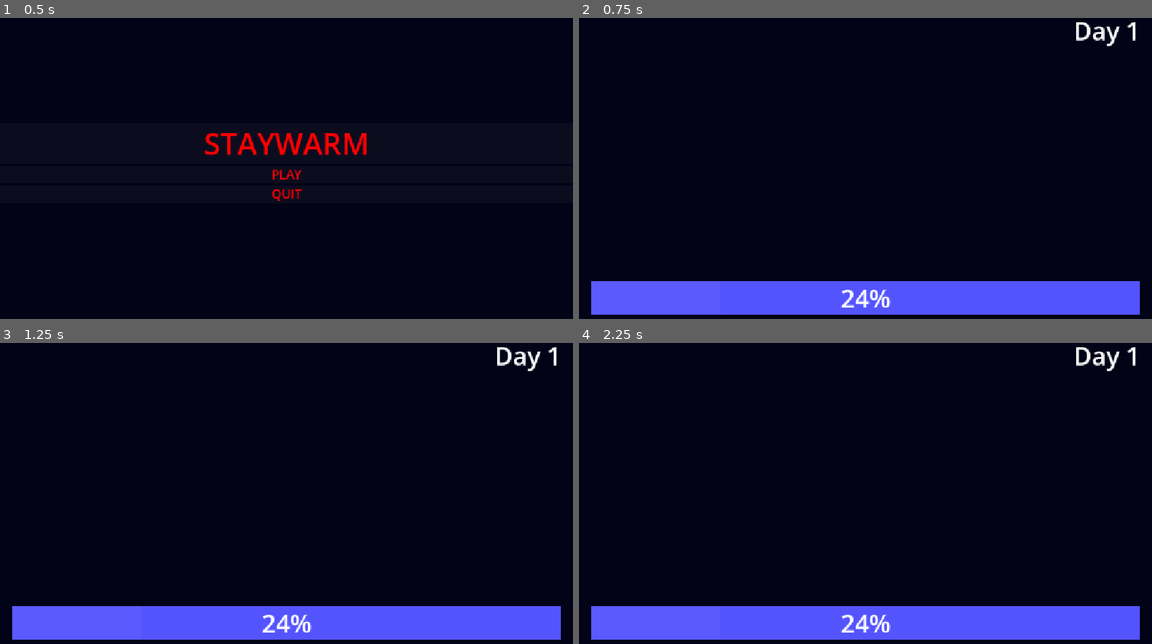
Above: before the commit, frames 1-4 (two rows, left to right).
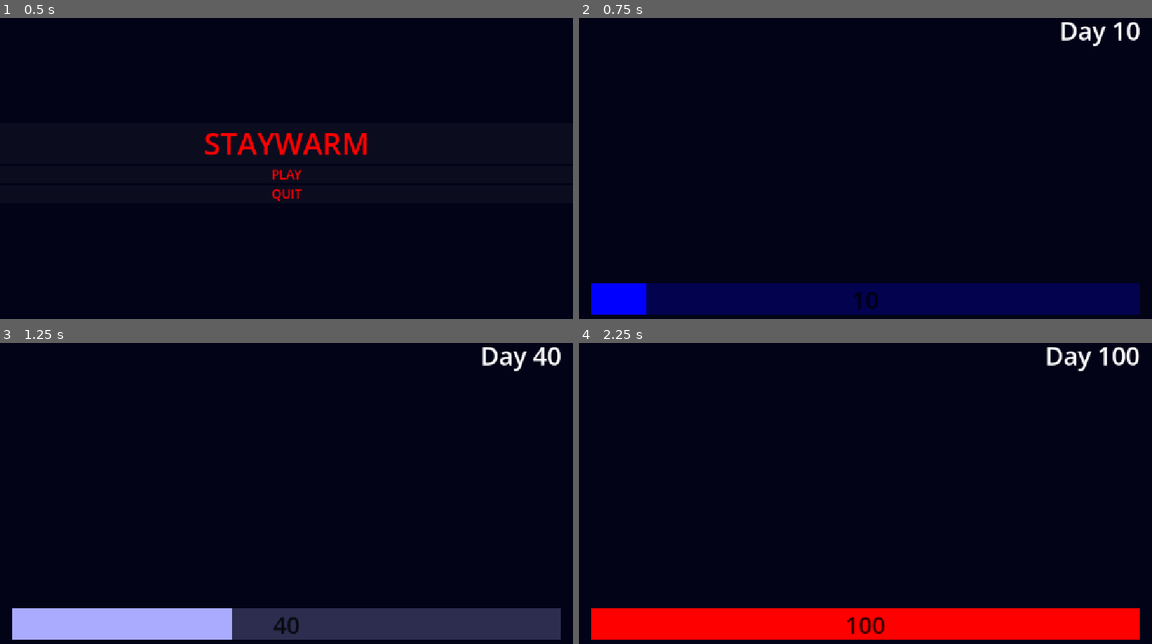
Above: after the commit, the same moments.

Repository: antholol/godot-wild-jam-99
Game: Godot game, scene res://scenes/menu.tscn
Two runs of this game, one before a commit and one after it. Both use one fixed random seed, a clock stepped at 60 frames per second and the inputs below.
Inputs (mouse positions are in pixels of both pictures, inside the frame that each line leads up to):
- Up to frame 1 (0.5 s): no input
- Up to frame 2 (0.75 s): click "PLAY" at 0.5 s
- Up to frame 3 (1.25 s): no input
- Up to frame 4 (2.25 s): move the mouse to (991, 472) at 1.27 s; move the mouse to (750, 502) at 2.02 s

Frame 1 is identical in both runs. In frame 2, 11% of the frame differs, in the area x 2-98%, y 1-99%; in frame 3, 11%; in frame 4, 11%.

Commit message:
yeah
- added gradient to progress bar
- global variables

Diff:
--- a/project.godot
+++ b/project.godot
@@ -15,9 +15,17 @@
 config/features=PackedStringArray("4.7", "Forward Plus")
 config/icon="res://icon.svg"
 
+[autoload]
+
+Global="*uid://cewmlrk1ansk8"
+
 [display]
 
 window/stretch/mode="canvas_items"
+
+[editor_plugins]
+
+enabled=PackedStringArray("res://addons/project-time-tracker/plugin.cfg")
 
 [input]
 
--- /dev/null
+++ b/project_time_tracker.json
@@ -0,0 +1,8 @@
+{
+  "2D": 539.85,
+  "3D": 0.579,
+  "Asset Store": 60.051,
+  "Documentation": 250.471000000008,
+  "Game": 274.388,
+  "Script": 997.974
+}
--- a/scenes/mainGame.tscn
+++ b/scenes/mainGame.tscn
@@ -3,14 +3,23 @@
 [ext_resource type="Script" uid="uid://xmi3lov54tgj" path="res://scenes/main_game.gd" id="1_mw4qg"]
 [ext_resource type="Theme" uid="uid://ci8pynjmmu7yd" path="res://assets/theme.tres" id="2_mmojm"]
 
+[sub_resource type="Gradient" id="Gradient_iuu36"]
+offsets = PackedFloat32Array(0.2, 0.5, 0.8)
+colors = PackedColorArray(0, 0, 1, 1, 1, 1, 1, 1, 1, 0, 0, 1)
+metadata/_snap_enabled = true
+
 [sub_resource type="LabelSettings" id="LabelSettings_mw4qg"]
 font_size = 50
 
 [sub_resource type="StyleBoxFlat" id="StyleBoxFlat_aurs4"]
-bg_color = Color(0.32999998, 0.32999998, 1, 1)
+bg_color = Color(0.6, 0.6, 0.6, 0)
+
+[sub_resource type="StyleBoxFlat" id="StyleBoxFlat_mmojm"]
+bg_color = Color(1, 1, 1, 1)
 
 [node name="mainGame" type="Node2D" unique_id=1014184779]
 script = ExtResource("1_mw4qg")
+myGradient = SubResource("Gradient_iuu36")
 
 [node name="CanvasLayer" type="CanvasLayer" parent="." unique_id=946632643]
 
@@ -35,7 +44,7 @@
 
 [node name="daysPassedLabel" type="Label" parent="CanvasLayer/ColorRect/VBoxContainer" unique_id=1157089242]
 layout_mode = 2
-text = "Day 0"
+text = "dingles"
 label_settings = SubResource("LabelSettings_mw4qg")
 
 [node name="Heat Bar" type="ProgressBar" parent="CanvasLayer" unique_id=1892487981]
@@ -44,13 +53,39 @@
 anchor_right = 1.0
 anchor_bottom = 1.0
 offset_left = 24.0
-offset_top = -43.0
+offset_top = -80.0
 offset_right = -24.0
 offset_bottom = -16.0
 grow_horizontal = 2
 grow_vertical = 0
 theme = ExtResource("2_mmojm")
-theme_override_colors/font_color = Color(1, 1, 1, 1)
 theme_override_styles/background = SubResource("StyleBoxFlat_aurs4")
+theme_override_styles/fill = SubResource("StyleBoxFlat_mmojm")
 step = 0.1
 value = 50.9
+show_percentage = false
+
+[node name="ColorRect" type="ColorRect" parent="CanvasLayer/Heat Bar" unique_id=2103799886]
+show_behind_parent = true
+layout_mode = 1
+anchors_preset = 15
+anchor_right = 1.0
+anchor_bottom = 1.0
+grow_horizontal = 2
+grow_vertical = 2
+color = Color(0.67, 0.67, 0.67, 0.3764706)
+
+[node name="heatValLabel" type="Label" parent="CanvasLayer/Heat Bar" unique_id=579369759]
+layout_mode = 1
+anchors_preset = 15
+anchor_right = 1.0
+anchor_bottom = 1.0
+offset_top = -0.5
+offset_bottom = 0.5
+grow_horizontal = 2
+grow_vertical = 2
+theme_override_colors/font_color = Color(0, 0, 0, 0.78431374)
+theme_override_font_sizes/font_size = 47
+text = "dingle dop"
+horizontal_alignment = 1
+vertical_alignment = 1
--- a/scenes/main_game.gd
+++ b/scenes/main_game.gd
@@ -1,27 +1,31 @@
 extends Node2D
 @onready var daysPassedLabel: Label = $CanvasLayer/ColorRect/VBoxContainer/daysPassedLabel
 @onready var heat_bar: ProgressBar = $"CanvasLayer/Heat Bar"
+@onready var heat_val_label: Label = $"CanvasLayer/Heat Bar/heatValLabel"
 
-var daysPassed: int = 0
-var heat: float = 0.00
+var count:int = 0
+@export var myGradient: Gradient
 
 # Called when the node enters the scene tree for the first time.
 func _ready() -> void:
 	pass
-
 # Called every frame. 'delta' is the elapsed time since the previous frame.
 func _process(delta: float) -> void:
-	dayCounter(daysPassed)
-	daysPassed = 1
-	heat=23.46
-	changeHeat(heat)
+	count = count + 1
+	Global.daysPassed = count
+	Global.heat = count
+	dayCounter(Global.daysPassed)
+	changeHeat(Global.heat)
 
 func _input(event: InputEvent) -> void:
 	if event.is_action_pressed("ESC"):
 		get_tree().change_scene_to_file("res://scenes/menu.tscn")
 
 func changeHeat(heat: float) -> void:
+	heat_val_label.text = str(int(heat))
 	heat_bar.value = heat
+	heat_bar.modulate = myGradient.sample(1 * 0.01 * heat)
+	#heat_bar.modulate = Color((1 * 0.01 * heat),0,(1 * 0.01 * (100 - heat)),1)
 
 func dayCounter(daysPassed: int) -> void:
 	daysPassedLabel.text = "Day " + str(daysPassed)
--- /dev/null
+++ b/scripts/global.gd
@@ -0,0 +1,3 @@
+extends Node
+var heat: float = 50.00
+var daysPassed: int = 0
Binary file added: addons/project-time-tracker/NotoSans-Regular.ttf
Not shown, added: addons/project-time-tracker/NotoSans-Regular.ttf.import
Not shown, added: addons/project-time-tracker/events_manager.gd
Not shown, added: addons/project-time-tracker/events_manager.gd.uid
Binary file added: addons/project-time-tracker/icon.png
Not shown, added: addons/project-time-tracker/icon.png.import
Not shown, added: addons/project-time-tracker/icon.svg
Not shown, added: addons/project-time-tracker/icon.svg.import
Not shown, added: addons/project-time-tracker/plugin.cfg
Not shown, added: addons/project-time-tracker/project-time-tracker.gd
Not shown, added: addons/project-time-tracker/project-time-tracker.gd.uid
Not shown, added: addons/project-time-tracker/section_graph.gd
(and 13 more such lines)
